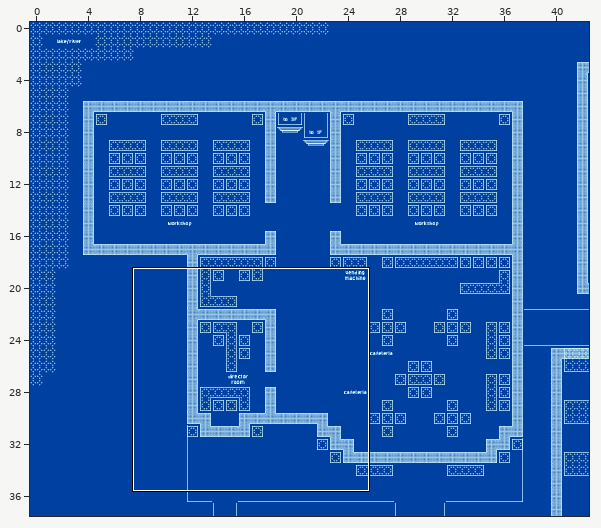
One commit to this Tiled map (JSON): ssc-2f.tmj. The picture above shows the old version from afar; the outline marks the close-up.
Close-up. The starting point:
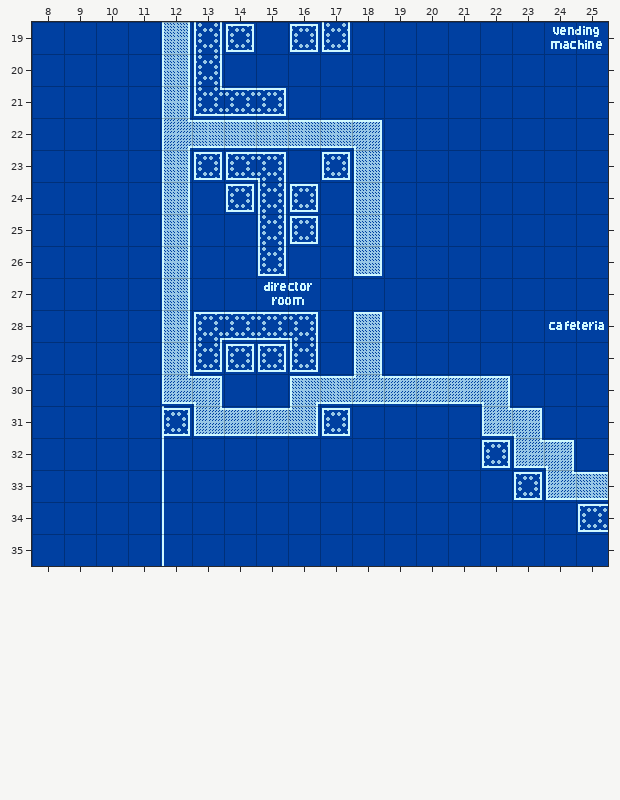
Cells are 32x32 px. Shown: x 8..25, y 19..35. The commit also changed other parts of the map, which this record leaves out.
Once edited:
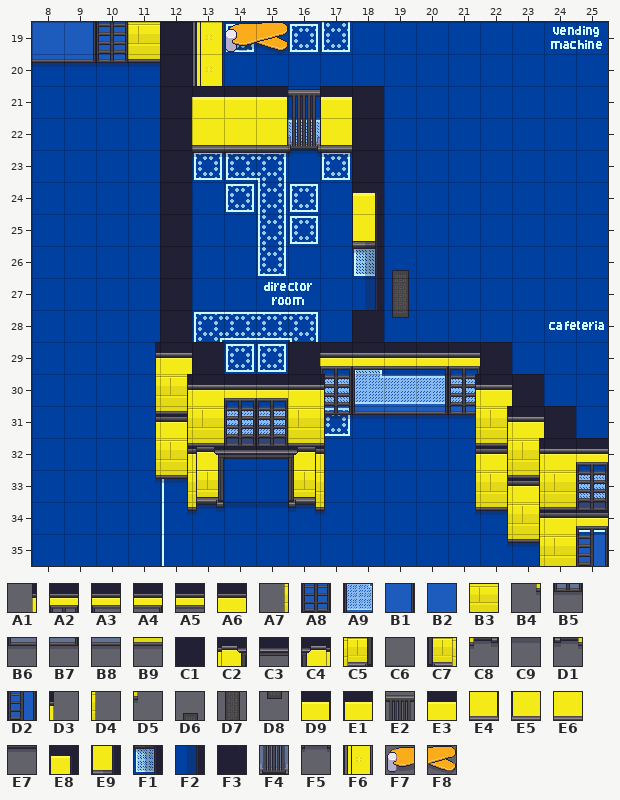
Key: from "Chunk 1": A1 39 flipped left-right, A2 41, A3 42, A4 42 flipped left-right, A5 43, A6 44, A7 45 flipped left-right, A8 47, A9 48, B1 48 flipped left-right, B2 49, B3 50, B4 51 flipped left-right, B5 53, B6 54, B7 54 flipped left-right, B8 55, B9 56, C1 58, C2 60, C3 61, C4 63, C5 64, C6 65, C7 67, C8 68, C9 69, D1 71, D2 73 flipped left-right, D3 75 flipped left-right, D4 76 flipped left-right, D5 77 flipped left-right, D6 83, D7 84, D8 85, D9 86, E1 86 flipped left-right, E2 87, E3 89, E4 91, E5 91 flipped left-right, E6 94, E7 97, E8 111 flipped left-right, E9 112 flipped left-right, F1 113 flipped left-right, F2 114 flipped left-right, F3 115 flipped left-right, F4 120, F5 121, F6 146, F7 147, F8 148.
__ is an empty cell.
Tiles of an added or newly shown layer are drawn over the layers below it.
See-through tiles are keyed as they look on the map.
Changes in this commit:
{"where": "layer \"1f/walls1-1f\" (added)"}
{"y":19,"x":8,"old":"__ __ __ __","new":"B2 B1 A8 B3"}
{"y":20,"x":8,"old":"__ __ __ __","new":"B8 B7 B5 B9"}
{"y":31,"x":12,"old":"__","new":"A6"}
{"y":32,"x":12,"old":"__ __ __ __ __","new":"B3 C2 C3 C3 C4"}
{"y":32,"x":22,"old":"__","new":"A6"}
{"y":33,"x":12,"old":"__ __ __ __ __","new":"B9 C5 C6 C6 C7"}
{"y":33,"x":22,"old":"__ __","new":"B3 A6"}
{"y":34,"x":13,"old":"__ __ __ __","new":"C8 C9 C9 D1"}
{"y":34,"x":22,"old":"__ __ __ __","new":"B9 B3 A6 A2"}
{"y":35,"x":23,"old":"__ __ __","new":"B9 B3 D2"}
{"where": "layer \"1f/walls2-1f\" (added)"}
{"y":31,"x":11,"old":"__","new":"A1"}
{"y":32,"x":11,"old":"__ __","new":"A7 A1"}
{"y":32,"x":17,"old":"__","new":"D3"}
{"y":32,"x":21,"old":"__","new":"A1"}
{"y":33,"x":11,"old":"__ __","new":"B4 A7"}
{"y":33,"x":17,"old":"__","new":"D4"}
{"y":33,"x":21,"old":"__ __","new":"A7 A1"}
{"y":34,"x":12,"old":"__","new":"B4"}
{"y":34,"x":17,"old":"__","new":"D5"}
{"y":34,"x":21,"old":"__ __ __","new":"B4 A7 A1"}
{"y":35,"x":22,"old":"__ __","new":"B4 A7"}
{"where": "layer \"floor/floor3\" (added)"}
{"y":26,"x":19,"old":"__","new":"D6"}
{"y":27,"x":19,"old":"__","new":"D7"}
{"y":28,"x":19,"old":"__","new":"D8"}
{"where": "layer \"walls/walls1\""}
{"y":19,"x":12,"old":"__","new":"C1"}
{"y":20,"x":12,"old":"__","new":"C1"}
{"y":21,"x":12,"old":"__ __ __ __ __ __ __","new":"C1 E3 E3 D9 E2 E1 C1"}
{"y":22,"x":12,"old":"__ __ __ __ __ __ __","new":"C1 E6 E6 E4 F4 E5 C1"}
{"y":23,"x":12,"old":"__ __ __ __ __ __ __","new":"C1 E7 E7 E7 F5 E7 C1"}
{"y":24,"x":12,"old":"__","new":"C1"}
{"y":24,"x":18,"old":"__","new":"E8"}
{"y":25,"x":12,"old":"__","new":"C1"}
{"y":25,"x":18,"old":"__","new":"E9"}
{"y":26,"x":12,"old":"__","new":"C1"}
{"y":26,"x":18,"old":"__","new":"F1"}
{"y":27,"x":12,"old":"__","new":"C1"}
{"y":27,"x":18,"old":"__","new":"F2"}
{"y":28,"x":12,"old":"__","new":"C1"}
{"y":28,"x":18,"old":"__","new":"F3"}
{"y":29,"x":12,"old":"__ __","new":"A6 C1"}
{"y":29,"x":16,"old":"__ __ __ __ __ __ __","new":"C1 A2 A3 A5 A4 A2 C1"}
{"y":30,"x":12,"old":"__ __ __ __ __ __ __ __ __ __ __ __","new":"B3 A6 A2 A2 A6 A8 A9 B2 B1 A8 A6 C1"}
{"y":31,"x":12,"old":"__ __ __ __ __ __ __ __ __ __ __ __ __","new":"B9 B3 A8 A8 B3 B5 B6 B8 B7 B5 B3 A6 C1"}
{"y":32,"x":13,"old":"__ __ __ __","new":"B9 B5 B5 B9"}
{"y":32,"x":22,"old":"__ __ __ __","new":"B9 B3 A6 A2"}
{"y":33,"x":23,"old":"__ __ __","new":"B9 B3 A8"}
{"y":34,"x":24,"old":"__ __","new":"B9 B5"}
{"where": "layer \"walls/walls2\""}
{"y":29,"x":11,"old":"__","new":"A1"}
{"y":30,"x":11,"old":"__ __","new":"A7 A1"}
{"y":30,"x":17,"old":"__","new":"D3"}
{"y":30,"x":21,"old":"__","new":"A1"}
{"y":31,"x":11,"old":"__ __","new":"B4 A7"}
{"y":31,"x":17,"old":"__","new":"D4"}
{"y":31,"x":21,"old":"__ __","new":"A7 A1"}
{"y":32,"x":12,"old":"__","new":"B4"}
{"y":32,"x":17,"old":"__","new":"D5"}
{"y":32,"x":21,"old":"__ __ __","new":"B4 A7 A1"}
{"y":33,"x":22,"old":"__ __","new":"B4 A7"}
{"y":34,"x":23,"old":"__","new":"B4"}
{"where": "layer \"furniture/furniture1\""}
{"y":19,"x":13,"old":"__ __ __","new":"F6 F7 F8"}
{"y":20,"x":13,"old":"__","new":"F6"}
{"label":"added","picture_box":[32,22,608,566]}
